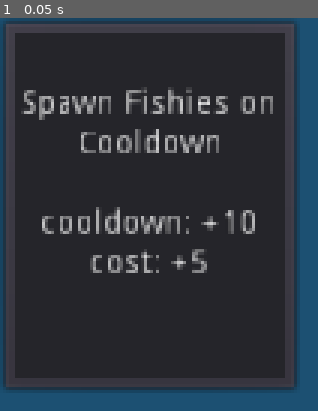
Above: before the commit, frame 1.
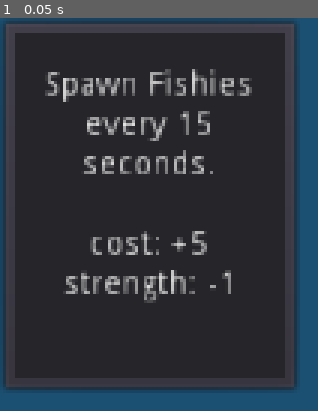
Above: after the commit, the same moment.

Repository: RobinRenggli/godotwildjam41
Game: Godot game, scene res://Evolution/Cards/SpawnCurrency.tscn
Same seed, same stepped clock (60 frames per second), same inputs: the game is played once before the commit and once after it. This scene is started directly instead of the project's main scene. Sound files missing from this copy of the repository are replaced by a short silence.
Inputs:
- Up to frame 1 (0.05 s): no input

The runs differ from the first frame. In frame 1, 11% of the frame differs, in the area x 6-86%, y 12-73%.

Commit message:
balance, remove cooldown, add health-speed card

Diff:
--- a/GodotProjectFolder/Evolution/Cards/BasicProjectile.tscn
+++ b/GodotProjectFolder/Evolution/Cards/BasicProjectile.tscn
@@ -5,7 +5,7 @@
 [ext_resource path="res://Evolution/Effects/BasicProjectile.tscn" type="PackedScene" id=3]
 
 [node name="EvolutionCard" instance=ExtResource( 1 )]
-description = "Shoot bubbles on cooldown."
+description = "Shoot bubbles every 5 seconds."
 
 [node name="AddTimedEffect" parent="Effects" index="0" instance=ExtResource( 2 )]
 effect = ExtResource( 3 )
--- a/GodotProjectFolder/Evolution/Cards/HealingAura.tscn
+++ b/GodotProjectFolder/Evolution/Cards/HealingAura.tscn
@@ -5,7 +5,7 @@
 [ext_resource path="res://Evolution/Effects/AddTimedEffect.tscn" type="PackedScene" id=3]
 
 [node name="EvolutionCard" instance=ExtResource( 2 )]
-description = "Emit a healing aura on cooldown."
+description = "Emit a healing aura every 15 seconds."
 
 [node name="AddTimedEffect" parent="Effects" index="0" instance=ExtResource( 3 )]
 effect = ExtResource( 1 )
--- /dev/null
+++ b/GodotProjectFolder/Evolution/Cards/IncreaseHealthReduceSpeed.tscn
@@ -0,0 +1,9 @@
+[gd_scene load_steps=2 format=2]
+
+[ext_resource path="res://Evolution/EvolutionCard.tscn" type="PackedScene" id=1]
+
+[node name="EvolutionCard" instance=ExtResource( 1 )]
+stat_changes = {
+"health": 4,
+"speed": -1
+}
--- a/GodotProjectFolder/Evolution/Cards/SpawnCurrency.tscn
+++ b/GodotProjectFolder/Evolution/Cards/SpawnCurrency.tscn
@@ -6,10 +6,10 @@
 
 [node name="EvolutionCard" instance=ExtResource( 1 )]
 stat_changes = {
-"cooldown": 10,
-"cost": 5
+"cost": 5,
+"strength": "-1"
 }
-description = "Spawn Fishies on Cooldown"
+description = "Spawn Fishies every 15 seconds."
 
 [node name="AddTimedEffect" parent="Effects" index="0" instance=ExtResource( 2 )]
 effect = ExtResource( 3 )
--- a/GodotProjectFolder/Evolution/Effects/BasicProjectile.gd
+++ b/GodotProjectFolder/Evolution/Effects/BasicProjectile.gd
@@ -3,9 +3,14 @@
 var projectile_resource = preload("res://Evolution/Resources/FriendlyProjectile.tscn")
 
 func execute(type, velocity):
+	yield(get_tree().create_timer(rand_range(0,0.5)),"timeout")
 	var projectile = projectile_resource.instance()
 	projectile.global_position = get_parent().get_parent().global_position
 	projectile.velocity = velocity
 	projectile.type = type
 	get_node("/root/Ocean").add_child(projectile)
 	AudioController.get_node("BubbleShotSound").play()
+
+
+func _on_Timer_timeout():
+	execute(get_parent().get_parent().type, get_parent().get_parent().get_node("Movement").velocity)
--- a/GodotProjectFolder/Evolution/Effects/BasicProjectile.tscn
+++ b/GodotProjectFolder/Evolution/Effects/BasicProjectile.tscn
@@ -2,5 +2,11 @@
 
 [ext_resource path="res://Evolution/Effects/BasicProjectile.gd" type="Script" id=1]
 
-[node name="BasicProjectile" type="Node"]
+[node name="Node2D" type="Node"]
 script = ExtResource( 1 )
+
+[node name="Timer" type="Timer" parent="."]
+wait_time = 5.0
+autostart = true
+
+[connection signal="timeout" from="Timer" to="." method="_on_Timer_timeout"]
--- a/GodotProjectFolder/Evolution/Effects/HealingAura.gd
+++ b/GodotProjectFolder/Evolution/Effects/HealingAura.gd
@@ -3,6 +3,10 @@
 var heal_aura_resource = preload("res://Evolution/Resources/HealAura.tscn")
 
 func execute(type, velocity):
+	yield(get_tree().create_timer(rand_range(0,0.5)),"timeout")
 	var heal_aura = heal_aura_resource.instance()
 	var creature = get_parent().get_parent()
 	creature.add_child(heal_aura)
+
+func _on_Timer_timeout():
+	execute(get_parent().get_parent().type, get_parent().get_parent().get_node("Movement").velocity)
--- a/GodotProjectFolder/Evolution/Effects/HealingAura.tscn
+++ b/GodotProjectFolder/Evolution/Effects/HealingAura.tscn
@@ -4,3 +4,9 @@
 
 [node name="HealingAura" type="Node"]
 script = ExtResource( 1 )
+
+[node name="Timer" type="Timer" parent="."]
+wait_time = 15.0
+autostart = true
+
+[connection signal="timeout" from="Timer" to="." method="_on_Timer_timeout"]
--- a/GodotProjectFolder/Evolution/Effects/InstantStatChange.gd
+++ b/GodotProjectFolder/Evolution/Effects/InstantStatChange.gd
@@ -14,3 +14,5 @@
 						creature.Stats.change_strength(stat_changes[key])
 					"speed":
 						creature.Stats.change_speed(stat_changes[key])
+					"movepattern":
+						creature.Stats.set_movepattern(stat_changes[key])
--- a/GodotProjectFolder/Evolution/Effects/SpawnCreaturesPerWave.gd
+++ b/GodotProjectFolder/Evolution/Effects/SpawnCreaturesPerWave.gd
@@ -7,5 +7,6 @@
 	spawner = get_node("/root/Ocean/CreatureSpawner")
 
 func execute(type):
-	for i in range(Overviewer.wave * spawns_per_wave):
+	for i in range(5):
+		yield(get_tree().create_timer(0.02), "timeout")
 		spawner.spawn(type)
--- a/GodotProjectFolder/Evolution/Effects/SpawnFishy.gd
+++ b/GodotProjectFolder/Evolution/Effects/SpawnFishy.gd
@@ -10,3 +10,6 @@
 
 func get_random_spawn_position():
 	return Vector2(rand_range(32, Constants.window_width-32),rand_range(32, Constants.window_height-32))
+
+func _on_Timer_timeout():
+	execute(get_parent().get_parent().type, get_parent().get_parent().get_node("Movement").velocity)
--- a/GodotProjectFolder/Evolution/Effects/SpawnFishy.tscn
+++ b/GodotProjectFolder/Evolution/Effects/SpawnFishy.tscn
@@ -4,3 +4,9 @@
 
 [node name="SpawnCreatures" type="Node"]
 script = ExtResource( 1 )
+
+[node name="Timer" type="Timer" parent="."]
+wait_time = 15.0
+autostart = true
+
+[connection signal="timeout" from="Timer" to="." method="_on_Timer_timeout"]
--- a/GodotProjectFolder/Globals/CreatureInfo.gd
+++ b/GodotProjectFolder/Globals/CreatureInfo.gd
@@ -32,7 +32,6 @@
 			"strength": 2,
 			"speed": 5,
 			"movepattern": "basic",
-			"cooldown": 5
 		},
 		"swordfish": {
 			"cost": 1,
@@ -40,7 +39,6 @@
 			"strength": 2,
 			"speed": 3,
 			"movepattern": "basic",
-			"cooldown": 5
 		},
 		"turtle": {
 			"cost": 1,
@@ -48,7 +46,6 @@
 			"strength": 1,
 			"speed": 2,
 			"movepattern": "basic",
-			"cooldown": 5
 		},
 	}
 	pickup_effects = {
--- a/GodotProjectFolder/Modules/Stats.gd
+++ b/GodotProjectFolder/Modules/Stats.gd
@@ -15,7 +15,6 @@
 	set_strength(stats["strength"])
 	set_speed(stats["speed"])
 	set_movepattern(stats["movepattern"])
-	set_timer(stats["cooldown"])
 
 func set_health(value):
 	health = value
